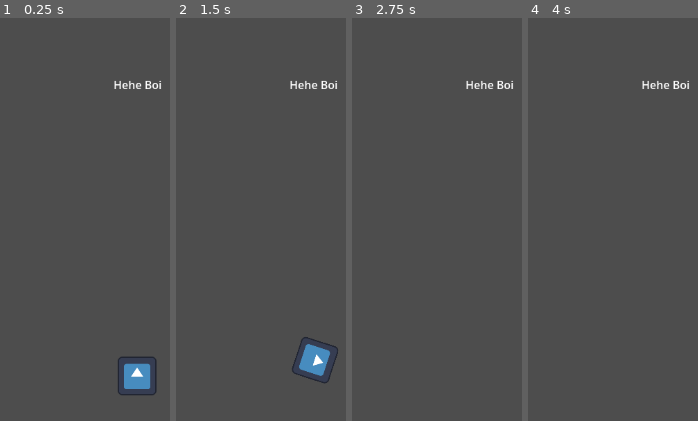
Above: before the commit, frames 1-4 (left to right).
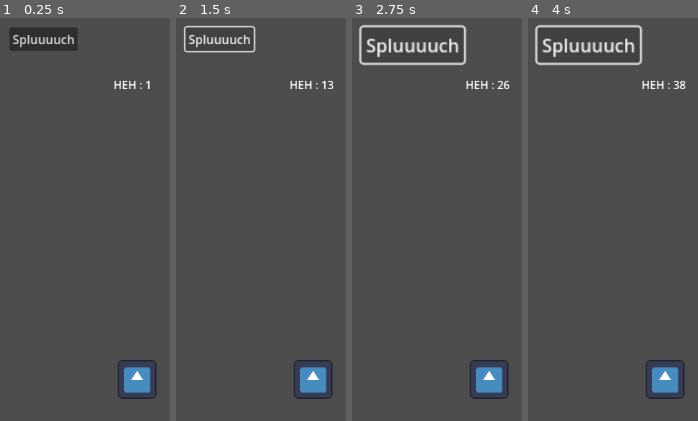
Above: after the commit, the same moments.

Repository: elias-bina/the-tipping-point
Game: Godot game, scene res://Level1.tscn
The game is run twice, just before and just after one commit, with the same random seed, the same clock (stepped at 60 frames per second) and the same inputs. The engine's default icon, where the game draws it, is replaced by a stand-in: a white triangle on a blue panel in a dark square.
Inputs (mouse positions are in pixels of both pictures, inside the frame that each line leads up to):
- Up to frame 1 (0.25 s): no input
- Up to frame 2 (1.5 s): click (220, 38) at 0.5 s, where only the run after the commit has a clickable "Spluuuuch"; hold D (player_right) from 1.28 s (still down)
- Up to frame 3 (2.75 s): release D (player_right) at 2.03 s; hold S (player_down) from 2.03 s (still down)
- Up to frame 4 (4 s): release S (player_down) at 2.78 s; hold D (player_right) 2.78-3.53 s; tap Enter at 3.5 s; hold W (player_up) from 3.53 s (still down)

The runs differ from the first frame. In frame 1, 3.0% of the frame differs, in the area x 5-95%, y 2-95%; in frame 2, 3.4%; in frame 3, 3.8%, in the area x 4-95%, y 1-95%; in frame 4, 3.8%.

Commit message:
ZQSD Signals work

Diff:
--- /dev/null
+++ b/InputManager.tscn
@@ -0,0 +1,17 @@
+[gd_scene load_steps=2 format=3 uid="uid://t5iapaebwwul"]
+
+[ext_resource type="Script" path="res://input_manager.gd" id="1_ixgfl"]
+
+[node name="InputManager" type="Node2D"]
+script = ExtResource("1_ixgfl")
+
+[node name="Button" type="Button" parent="."]
+offset_right = 8.0
+offset_bottom = 8.0
+text = "Spluuuuch"
+
+[node name="Timer" type="Timer" parent="."]
+wait_time = 0.1
+autostart = true
+
+[connection signal="pressed" from="Button" to="." method="_on_button_pressed"]
--- a/Level1.tscn
+++ b/Level1.tscn
@@ -1,8 +1,10 @@
-[gd_scene load_steps=4 format=3 uid="uid://ct1b7aquoduie"]
+[gd_scene load_steps=6 format=3 uid="uid://ct1b7aquoduie"]
 
 [ext_resource type="Texture2D" uid="uid://dwcubel1h17cq" path="res://Isaac's_Room_1.webp" id="1_sdw6h"]
 [ext_resource type="Script" path="res://normal-man.gd" id="2_21gp4"]
 [ext_resource type="Texture2D" uid="uid://w5pfh0j6ss24" path="res://icon.svg" id="2_iir3x"]
+[ext_resource type="Script" path="res://label.gd" id="3_f73k4"]
+[ext_resource type="PackedScene" uid="uid://t5iapaebwwul" path="res://InputManager.tscn" id="4_w47bo"]
 
 [node name="Node2D" type="Node2D"]
 
@@ -11,15 +13,24 @@
 scale = Vector2(0.960594, 0.960594)
 texture = ExtResource("1_sdw6h")
 
+[node name="InputManager" parent="." instance=ExtResource("4_w47bo")]
+position = Vector2(390, 80)
+scale = Vector2(1.09375, 1.09375)
+
 [node name="Label" type="Label" parent="."]
 offset_left = 540.0
 offset_top = 151.0
 offset_right = 610.0
 offset_bottom = 174.0
 text = "Hehe Boi"
+script = ExtResource("3_f73k4")
 
 [node name="Sprite2D" type="Sprite2D" parent="."]
 position = Vector2(574, 588)
 scale = Vector2(0.4375, 0.4375)
 texture = ExtResource("2_iir3x")
 script = ExtResource("2_21gp4")
+
+[connection signal="ferme_ta_gueule" from="InputManager" to="Label" method="_on_input_manager_ferme_ta_gueule"]
+[connection signal="move_horizontal_update" from="InputManager" to="Sprite2D" method="_on_input_manager_move_vertical_update"]
+[connection signal="move_vertical_update" from="InputManager" to="Sprite2D" method="_on_input_manager_move_horizontal_update"]
--- /dev/null
+++ b/input_manager.gd
@@ -0,0 +1,72 @@
+extends Node2D
+
+signal ferme_ta_gueule
+
+signal move_vertical_update(move_y : int)
+signal move_horizontal_update(move_x : int)
+
+
+static var move_direction:Vector2i = Vector2i(0,0)
+
+# Called when the node enters the scene tree for the first time.
+func _ready() -> void:
+	var timer = get_node("Timer")
+	timer.timeout.connect(_on_timer_timeout)
+
+# Called every frame. 'delta' is the elapsed time since the previous frame.
+func _process(_delta: float) -> void:
+	update_vertical_input()
+	update_horizontal_input()
+
+
+
+func update_vertical_input() -> void:
+
+	if Input.is_action_pressed("ui_up") or Input.is_action_pressed("player_up"):
+		if(move_direction.y > -1):
+			move_vertical_update.emit(-1)
+			move_direction.y = -1
+	else:
+		if Input.is_action_pressed("ui_down") or Input.is_action_pressed("player_down"):
+			if(move_direction.y < 1):
+				move_vertical_update.emit(1)
+				move_direction.y = 1
+		else:
+			if(move_direction.y != 0):
+				move_vertical_update.emit(0)
+				move_direction.y = 0
+
+
+
+func update_horizontal_input() -> void:
+	if Input.is_action_pressed("ui_left") or Input.is_action_pressed("player_left"):
+		if(move_direction.x > -1):
+			move_horizontal_update.emit(-1)
+			move_direction.x = -1
+	else:
+		if Input.is_action_pressed("ui_right") or Input.is_action_pressed("player_right"):
+			if(move_direction.x < 1):
+				move_horizontal_update.emit(1)
+				move_direction.x = 1
+		else:
+			if(move_direction.x != 0):
+				move_horizontal_update.emit(0)
+				move_direction.x = 0
+
+
+
+
+
+func _on_button_pressed() -> void:
+	print("Je print")
+
+var big: bool = false
+
+func _on_timer_timeout() -> void:
+	ferme_ta_gueule.emit()
+	if big:
+		scale /= 1.5
+	else:
+		scale *= 1.5
+	big = not big;
+	print("Jaag")
--- /dev/null
+++ b/label.gd
@@ -0,0 +1,16 @@
+extends Label
+
+# Called when the node enters the scene tree for the first time.
+func _ready() -> void:
+	pass # Replace with function body.
+
+
+# Called every frame. 'delta' is the elapsed time since the previous frame.
+func _process(delta: float) -> void:
+	pass
+
+
+var count: int = 0
+func _on_input_manager_ferme_ta_gueule() -> void:
+	text = "HEH : %d" % count
+	count += 1
--- a/normal-man.gd
+++ b/normal-man.gd
@@ -3,53 +3,43 @@
 func _init() -> void:
 	print("Te mere en slip")
 
-const min_speed = 50
-const max_speed = 400
-const acceleration_frames = 10
+const max_speed: int = 400
+const acceleration_frames: int = 10
 
-var speed = 20
-var prev_speed = min_speed
-var target_speed = min_speed
+var speed: int = 0
+var prev_speed: int = 0
+var target_speed: int = 0
 
-var accelerate = false
-var decelerate = false
+var accelerate: bool = false
+var decelerate: bool = false
 
-var angular_speed = PI * 3
+
+
+
+var depl_dir: Vector2i = Vector2i(0,0)
+
+var prev_velocity: Vector2 =  Vector2(0.0, 0.0)
+var curr_velocity: Vector2 =  Vector2(0.0, 0.0)
+var target_velocity: Vector2 =  Vector2(0.0, 0.0)
 
 func _process(delta: float) -> void:
-	var direction = 0
-	if Input.is_action_pressed("ui_left") or Input.is_action_pressed("player_left"):
-		direction = -1
-	if Input.is_action_pressed("ui_right") or Input.is_action_pressed("player_right"):
-		direction = 1
 
 
-	if Input.is_action_pressed("ui_up") or Input.is_action_pressed("player_up"):
-		if not accelerate:
-			prev_speed = speed
-			target_speed = max_speed
-			decelerate = false
-			accelerate = true
-	else:
-		if Input.is_action_pressed("ui_down") or Input.is_action_pressed("player_down"):
-			if not decelerate:
-				prev_speed = speed
-				target_speed = -max_speed
-				decelerate = true
-				accelerate = false
-		else:
-			if accelerate or decelerate:
-				prev_speed = speed
-				target_speed = min_speed
-				decelerate = false
-				accelerate = false
+	if sign(target_velocity.x - curr_velocity.x) == sign(target_velocity.x - prev_velocity.x) and sign(target_velocity.y - curr_velocity.y) == sign(target_velocity.y - prev_velocity.y):
+		curr_velocity += (target_velocity - prev_velocity) / acceleration_frames
+
+	#var velocity: Vector2 = Vector2.UP.rotated(rotation) * speed
+	position += curr_velocity * delta
 
 
-	if sign(target_speed - speed) == sign(target_speed - prev_speed):
-		speed += (target_speed - prev_speed) / acceleration_frames
+
+func _on_input_manager_move_vertical_update(move_y: int) -> void:
+	print("BOUGE GERALDINE : %d" % move_y)
+	depl_dir.y = move_y
+	target_velocity.y = depl_dir.y * target_speed
 
 
-	rotation += angular_speed * direction * delta
-
-	var velocity = Vector2.UP.rotated(rotation) * speed
-	position += velocity * delta
+func _on_input_manager_move_horizontal_update(move_x: int) -> void:
+	print("BOUGE GERMAIN : %d" %move_x)
+	depl_dir.x = move_x
+	target_velocity.x = depl_dir.x * target_speed
